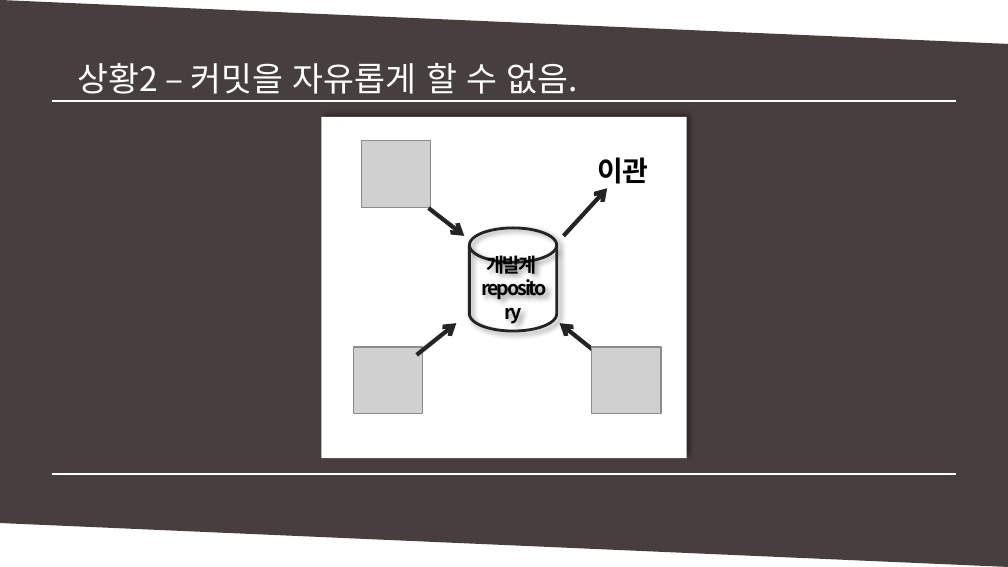
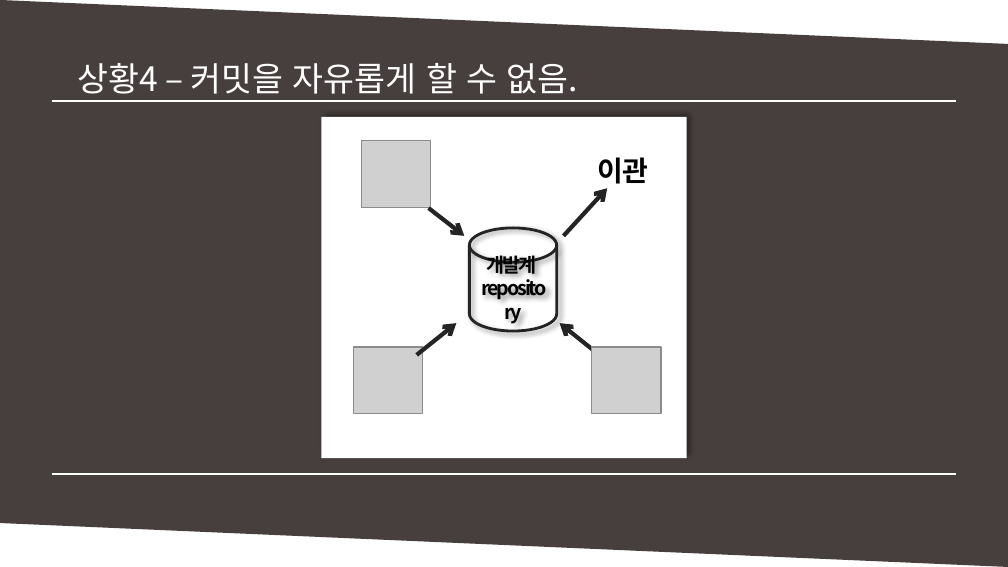
Before and after one commit to MinSikMoon/pptgit, a slide deck: slide 9 of git발표.pptx (slide 8 before the commit). Drawn at 1008x567 pixels with LibreOffice and Linux fonts; fonts in the diff are those of the drawing; grey boxes stand for pictures. Boxes give left, top, right and bottom in pixels: in the first picture for what was removed or moved away, otherwise in the second. Text is boxed around its words. In the diff, an @@ line names an element or a change of style, - is before the commit and + after.

```diff
--- a/git발표.pptx
+++ b/git발표.pptx
@@ text at <box>77,63,578,101</box>: text changed @@
-상황2 – 커밋을 자유롭게 할 수 없음.
+상황4 – 커밋을 자유롭게 할 수 없음.
```
Also in this commit, not shown: 13 other slides changed, 7 slides added, 1 slide removed.
